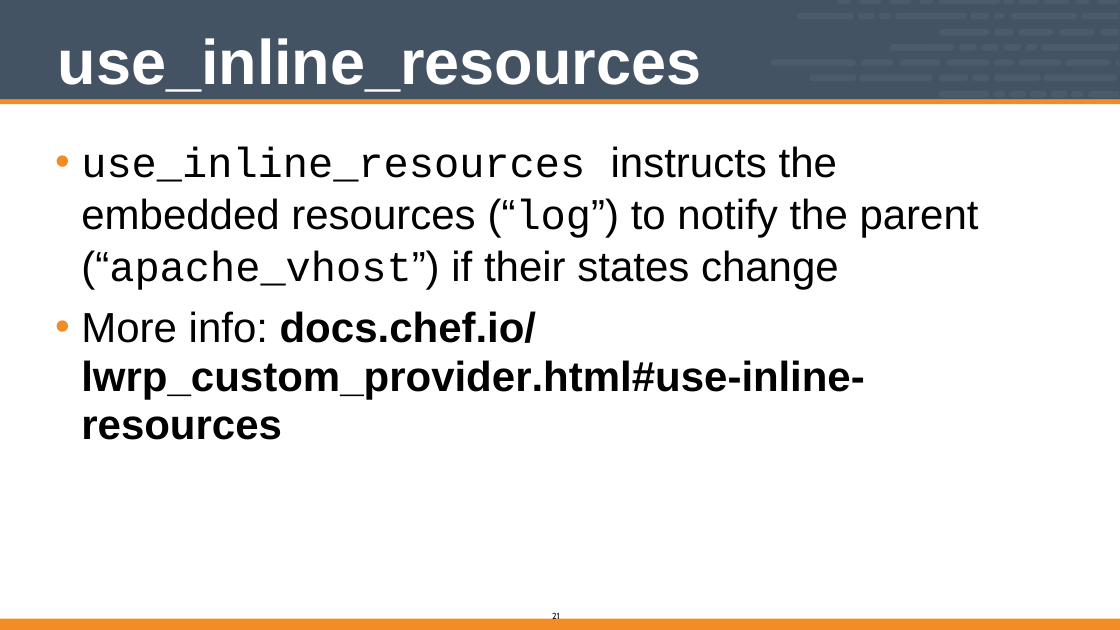
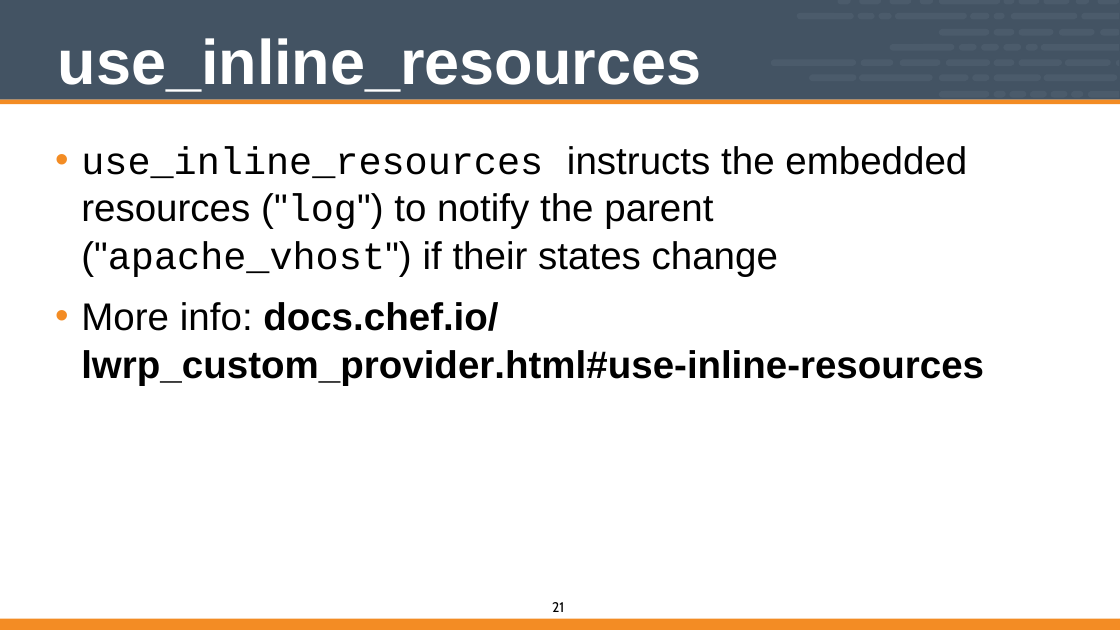
Before and after one commit to vinyar/chef-intermediate, a slide deck: slide 21 of Modules/04-Chef_Intermediate.pptx. Drawn at 1120x630 pixels with LibreOffice and Linux fonts; fonts in the diff are those of the drawing. Boxes give left, top, right and bottom in pixels: in the first picture for what was removed or moved away, otherwise in the second. Text is boxed around its words. In the diff, an @@ line names an element or a change of style, - is before the commit and + after.

Commit message:
Fixed code and other text formatting

```diff
--- a/Modules/04-Chef_Intermediate.pptx
+++ b/Modules/04-Chef_Intermediate.pptx
@@ text at [81, 146, 967, 277]: text changed; size 48 to 44 pt @@
-• use_inline_resources instructs the embedded resources (“log”) to notify the parent (“apache_vhost”) if their states change
+• use_inline_resources instructs the embedded resources ("log") to notify the parent ("apache_vhost") if their states change
@@ text at [81, 302, 984, 386]: size 48 to 44 pt in "More info: docs.chef.io/ lwrp_custom_provider.html#use-inlin ..." @@
@@ page number: place and size @@
-page number at [552, 612, 560, 622]
+page number at [552, 602, 564, 612]
@@ page number at [552, 602, 564, 612]: size 10 to 16 pt @@
```
Also in this commit, not shown: 55 other slides changed.
